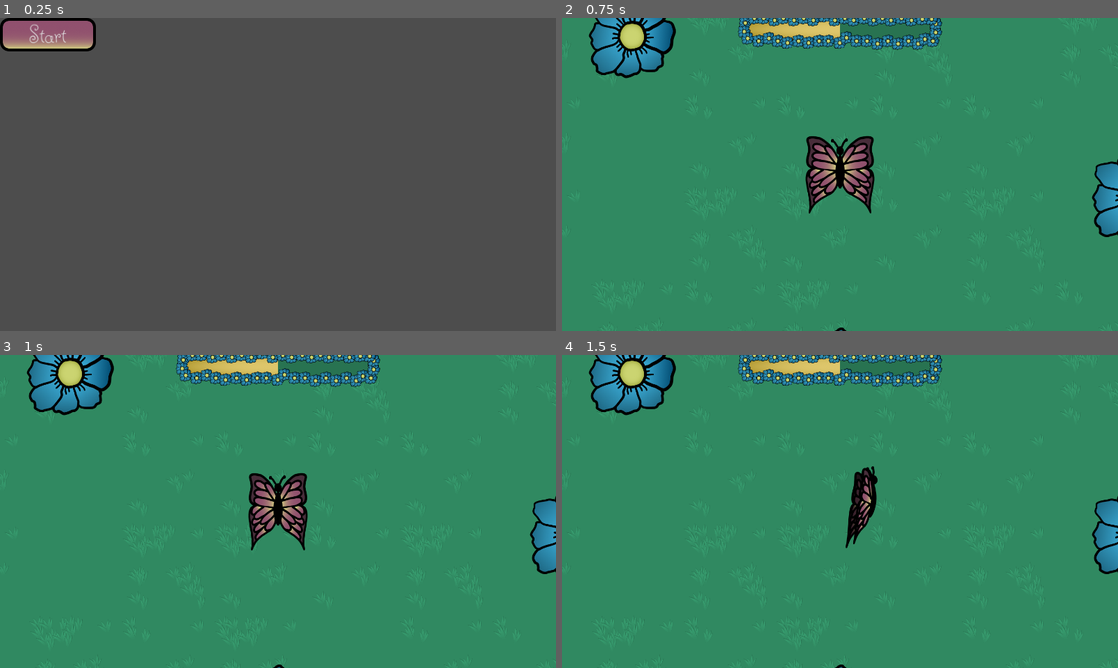
Above: before the commit, frames 1-4 (two rows, left to right).
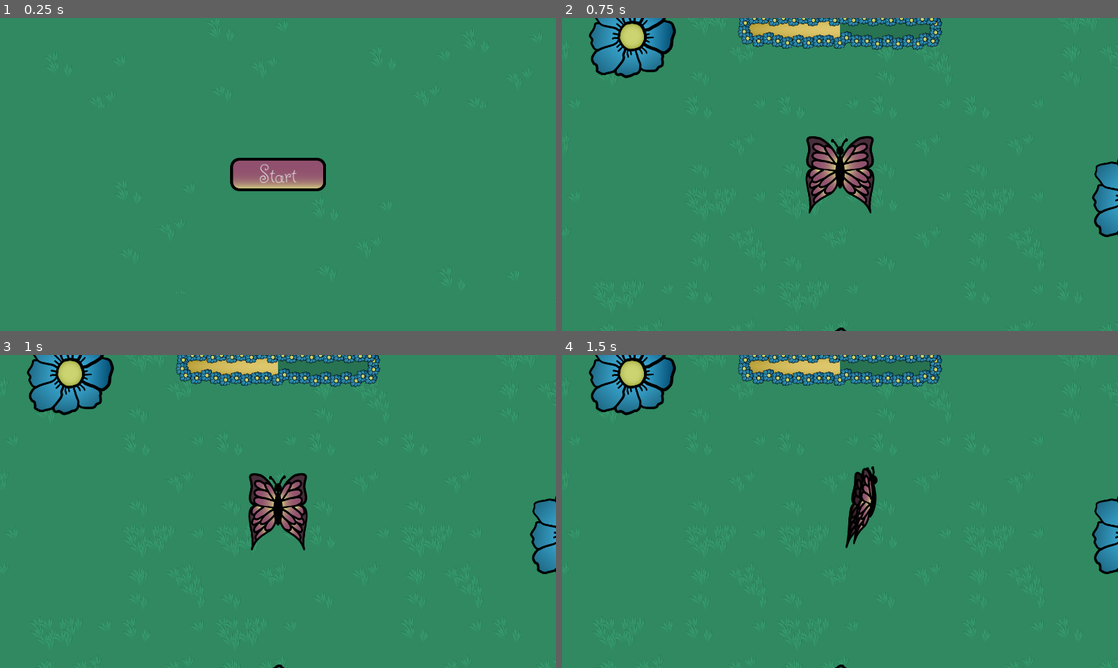
Above: after the commit, the same moments.

Repository: VRiveland/hungry-hungry-butterfly
Game: Godot game, scene res://Scenes/main_menu.tscn
The game is run twice, just before and just after one commit, with the same random seed, the same clock (stepped at 60 frames per second) and the same inputs.
Inputs:
- Up to frame 1 (0.25 s): no input
- Up to frame 2 (0.75 s): click "Start" at 0.5 s
- Up to frame 3 (1 s): no input
- Up to frame 4 (1.5 s): hold D (move_right) from 1.28 s (still down); hold E (eat) from 1.28 s (still down)

The runs differ from the first frame. In frame 1, 100% of the frame differs, in the area x 0-100%, y 0-100%; in frame 2, nothing differs; in frame 3, nothing differs; in frame 4, nothing differs.

Commit message:
Made the main menu pretty

Diff:
--- /dev/null
+++ b/Assets/tiles/ground.tres
@@ -0,0 +1,32 @@
+[gd_resource type="TileSet" load_steps=9 format=3 uid="uid://mofbtwyy7o3n"]
+
+[ext_resource type="Texture2D" uid="uid://b1druryetjgk3" path="res://Assets/tiles/plain grass.png" id="1_ermrq"]
+[ext_resource type="Texture2D" uid="uid://bm2valf1r8g0h" path="res://Assets/tiles/some grass.png" id="2_sebif"]
+[ext_resource type="Texture2D" uid="uid://b6yfy4srw5tqo" path="res://Assets/tiles/more grass.png" id="3_7jdnh"]
+[ext_resource type="Texture2D" uid="uid://drc335ae71qj6" path="res://Assets/tiles/dense grass.png" id="4_yevla"]
+
+[sub_resource type="TileSetAtlasSource" id="TileSetAtlasSource_fgiwa"]
+texture = ExtResource("1_ermrq")
+0:0/size_in_atlas = Vector2i(16, 16)
+0:0/0 = 0
+
+[sub_resource type="TileSetAtlasSource" id="TileSetAtlasSource_0oh5g"]
+texture = ExtResource("2_sebif")
+0:0/size_in_atlas = Vector2i(16, 16)
+0:0/0 = 0
+
+[sub_resource type="TileSetAtlasSource" id="TileSetAtlasSource_0ek1c"]
+texture = ExtResource("3_7jdnh")
+0:0/size_in_atlas = Vector2i(16, 16)
+0:0/0 = 0
+
+[sub_resource type="TileSetAtlasSource" id="TileSetAtlasSource_fo5lh"]
+texture = ExtResource("4_yevla")
+0:0/size_in_atlas = Vector2i(16, 16)
+0:0/0 = 0
+
+[resource]
+sources/0 = SubResource("TileSetAtlasSource_fgiwa")
+sources/1 = SubResource("TileSetAtlasSource_0oh5g")
+sources/2 = SubResource("TileSetAtlasSource_0ek1c")
+sources/3 = SubResource("TileSetAtlasSource_fo5lh")
--- a/Scenes/game.tscn
+++ b/Scenes/game.tscn
@@ -1,46 +1,17 @@
-[gd_scene load_steps=15 format=3 uid="uid://bdlu6tn5mcm3x"]
+[gd_scene load_steps=7 format=3 uid="uid://bdlu6tn5mcm3x"]
 
-[ext_resource type="Texture2D" uid="uid://b1druryetjgk3" path="res://Assets/tiles/plain grass.png" id="1_vlq7u"]
-[ext_resource type="Texture2D" uid="uid://bm2valf1r8g0h" path="res://Assets/tiles/some grass.png" id="2_a4kkc"]
-[ext_resource type="Texture2D" uid="uid://b6yfy4srw5tqo" path="res://Assets/tiles/more grass.png" id="3_80ymi"]
-[ext_resource type="Texture2D" uid="uid://drc335ae71qj6" path="res://Assets/tiles/dense grass.png" id="4_un6k8"]
+[ext_resource type="TileSet" uid="uid://mofbtwyy7o3n" path="res://Assets/tiles/ground.tres" id="1_7tqww"]
 [ext_resource type="PackedScene" uid="uid://d3gjdd3ated67" path="res://Scenes/utility/World_boundary.tscn" id="5_fttj8"]
 [ext_resource type="PackedScene" uid="uid://c0odyx3ty6dnq" path="res://Scenes/Characters and objects/tree.tscn" id="6_w33x6"]
 [ext_resource type="PackedScene" uid="uid://dpxbidrmvf2wg" path="res://Scenes/Characters and objects/player.tscn" id="7_cfsja"]
 [ext_resource type="PackedScene" uid="uid://b0ototm16twck" path="res://Scenes/Characters and objects/flower.tscn" id="8_vftps"]
 [ext_resource type="PackedScene" uid="uid://bmwogjhkcns78" path="res://Scenes/utility/hunger_bar.tscn" id="9_uwriq"]
 
-[sub_resource type="TileSetAtlasSource" id="TileSetAtlasSource_fgiwa"]
-texture = ExtResource("1_vlq7u")
-0:0/size_in_atlas = Vector2i(16, 16)
-0:0/0 = 0
-
-[sub_resource type="TileSetAtlasSource" id="TileSetAtlasSource_0oh5g"]
-texture = ExtResource("2_a4kkc")
-0:0/size_in_atlas = Vector2i(16, 16)
-0:0/0 = 0
-
-[sub_resource type="TileSetAtlasSource" id="TileSetAtlasSource_0ek1c"]
-texture = ExtResource("3_80ymi")
-0:0/size_in_atlas = Vector2i(16, 16)
-0:0/0 = 0
-
-[sub_resource type="TileSetAtlasSource" id="TileSetAtlasSource_fo5lh"]
-texture = ExtResource("4_un6k8")
-0:0/size_in_atlas = Vector2i(16, 16)
-0:0/0 = 0
-
-[sub_resource type="TileSet" id="TileSet_m62eg"]
-sources/0 = SubResource("TileSetAtlasSource_fgiwa")
-sources/1 = SubResource("TileSetAtlasSource_0oh5g")
-sources/2 = SubResource("TileSetAtlasSource_0ek1c")
-sources/3 = SubResource("TileSetAtlasSource_fo5lh")
-
 [node name="Game" type="Node2D"]
 
 [node name="TileMap" type="TileMap" parent="."]
 position = Vector2(1, 0)
-tile_set = SubResource("TileSet_m62eg")
+tile_set = ExtResource("1_7tqww")
 format = 2
 layer_0/tile_data = PackedInt32Array(458759, 3, 0, 458775, 1, 0, 1507351, 1, 0, 458791, 1, 0, 1507367, 2, 0, 1507335, 2 …(629 unchanged characters)…
 
--- a/Scenes/main_menu.tscn
+++ b/Scenes/main_menu.tscn
@@ -1,7 +1,8 @@
-[gd_scene load_steps=3 format=3 uid="uid://b0fmu44v5p1p4"]
+[gd_scene load_steps=4 format=3 uid="uid://b0fmu44v5p1p4"]
 
 [ext_resource type="Script" path="res://Scenes/main_menu.gd" id="1_00nlv"]
 [ext_resource type="PackedScene" uid="uid://c15teltg0sexi" path="res://Scenes/utility/start_button.tscn" id="2_ajfjh"]
+[ext_resource type="TileSet" uid="uid://mofbtwyy7o3n" path="res://Assets/tiles/ground.tres" id="2_gamiw"]
 
 [node name="MainMenu" type="Control"]
 layout_mode = 3
@@ -12,10 +13,24 @@
 grow_vertical = 2
 script = ExtResource("1_00nlv")
 
+[node name="TileMap" type="TileMap" parent="."]
+tile_set = ExtResource("2_gamiw")
+format = 2
+layer_0/tile_data = PackedInt32Array(458759, 0, 0, 458775, 0, 0, 458791, 0, 0, 458807, 0, 0, 458823, 0, 0, 1507399, 0, 0, 1507383, 0, 0, 1507367, 0, 0, 1507351, 0, 0, 1507335, 0, 0, 2555911, 0, 0, 2555927, 0, 0, 2555943, 0, 0, 2555959, 0, 0, 2555975, 0, 0, 851983, 1, 0, 2293787, 1, 0, 786503, 1, 0, 2490429, 1, 0, 458795, 1, 0, 3604487, 0, 0, 3604503, 0, 0, 3604519, 0, 0, 3604535, 0, 0, 3604551, 0, 0, 3604567, 0, 0, 2555991, 0, 0, 1507415, 0, 0, 458839, 0, 0, 589911, 1, 0, 3276883, 1, 0, 3538981, 1, 0, 458855, 0, 0, 1507431, 1, 0, 3604583, 1, 0, 2556007, 0, 0)
+
 [node name="VBoxContainer" type="VBoxContainer" parent="."]
-layout_mode = 0
-offset_right = 40.0
-offset_bottom = 40.0
+layout_mode = 1
+anchors_preset = 8
+anchor_left = 0.5
+anchor_top = 0.5
+anchor_right = 0.5
+anchor_bottom = 0.5
+offset_left = -132.5
+offset_top = -46.0
+offset_right = 132.5
+offset_bottom = 46.0
+grow_horizontal = 2
+grow_vertical = 2
 
 [node name="StartButton" parent="VBoxContainer" instance=ExtResource("2_ajfjh")]
 layout_mode = 2
